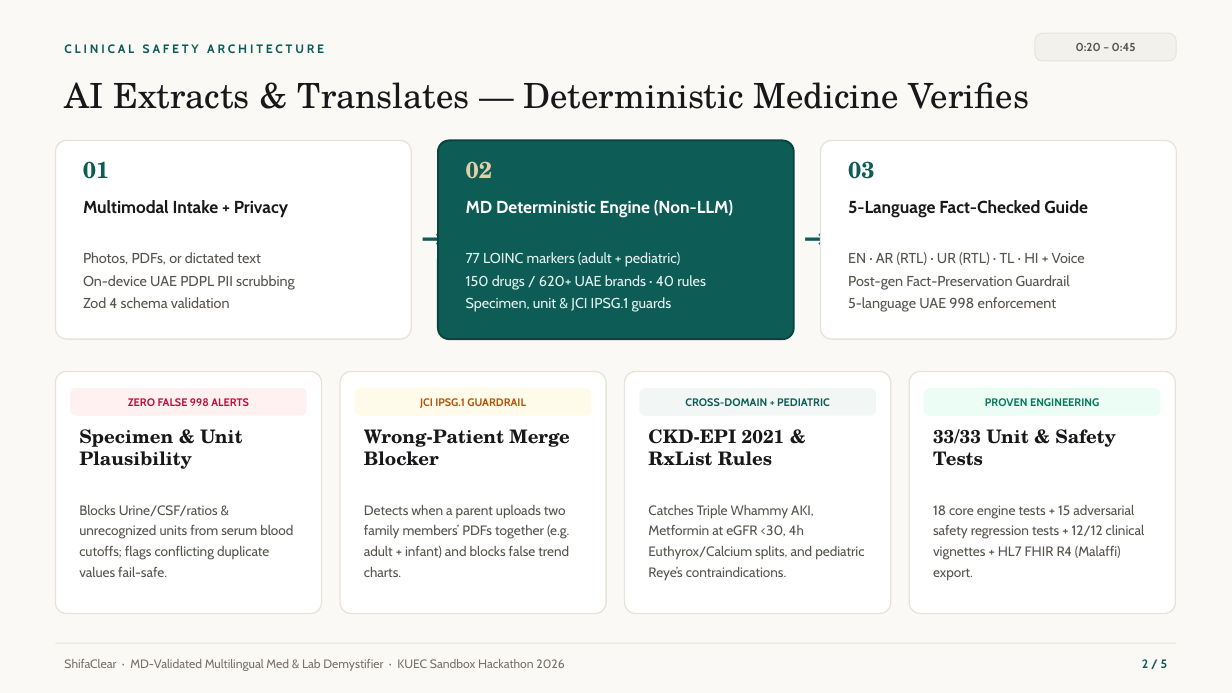
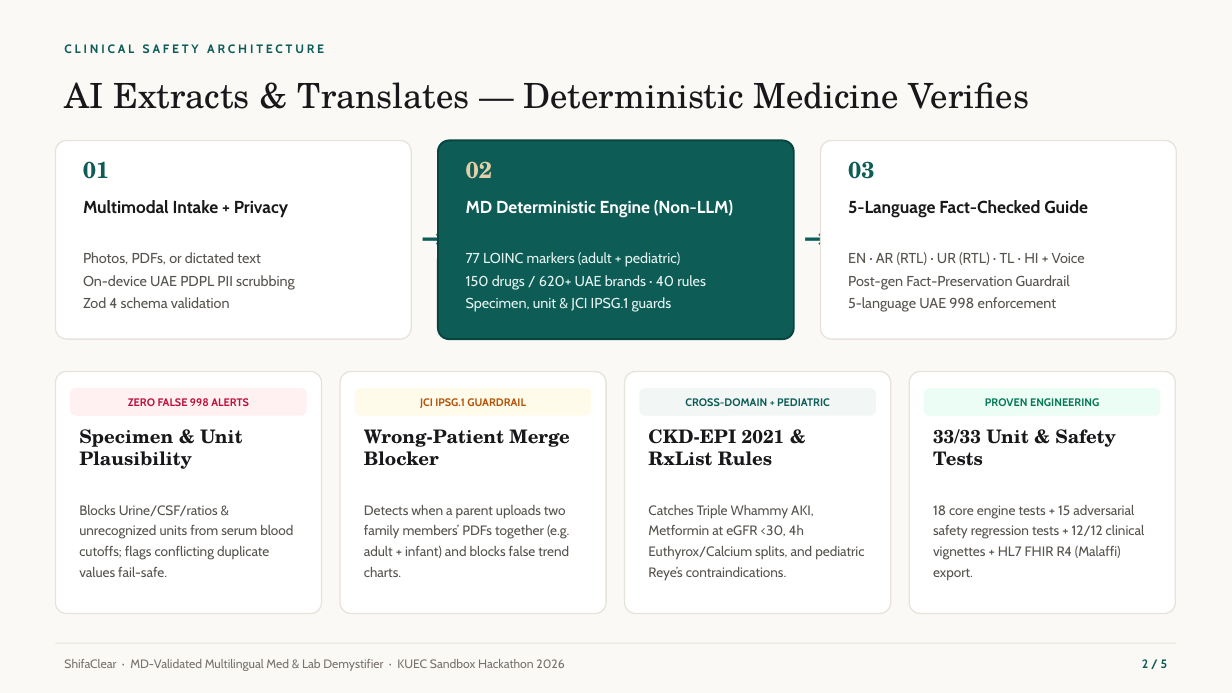
Before and after one commit to EigenLayerovich/Shifa_Clear, a slide deck: slide 2 of ShifaClear_KUEC_Pitch_Deck.pptx. Drawn at 1232x693 pixels with LibreOffice and Linux fonts; fonts in the diff are those of the drawing. Boxes give left, top, right and bottom in pixels: in the first picture for what was removed or moved away, otherwise in the second. Text is boxed around its words. In the diff, an @@ line names an element or a change of style, - is before the commit and + after.

```diff
--- a/ShifaClear_KUEC_Pitch_Deck.pptx
+++ b/ShifaClear_KUEC_Pitch_Deck.pptx
@@ rounded rectangle removed at [1035, 33, 1177, 61] @@
@@ text removed at [1076, 43, 1136, 51] @@
-0:20 – 0:45
```
Also in this commit, not shown: 3 other slides changed.
